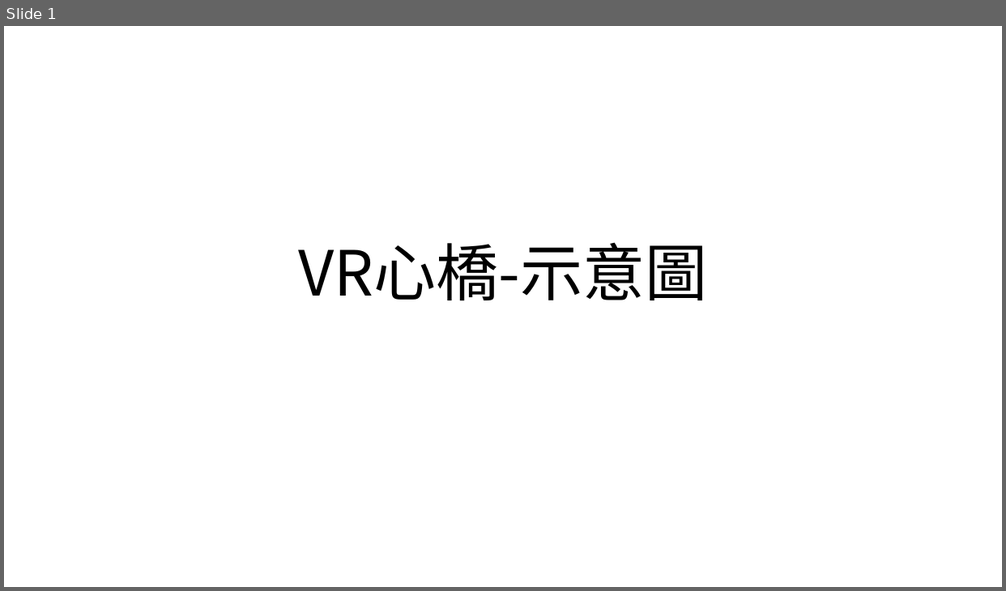
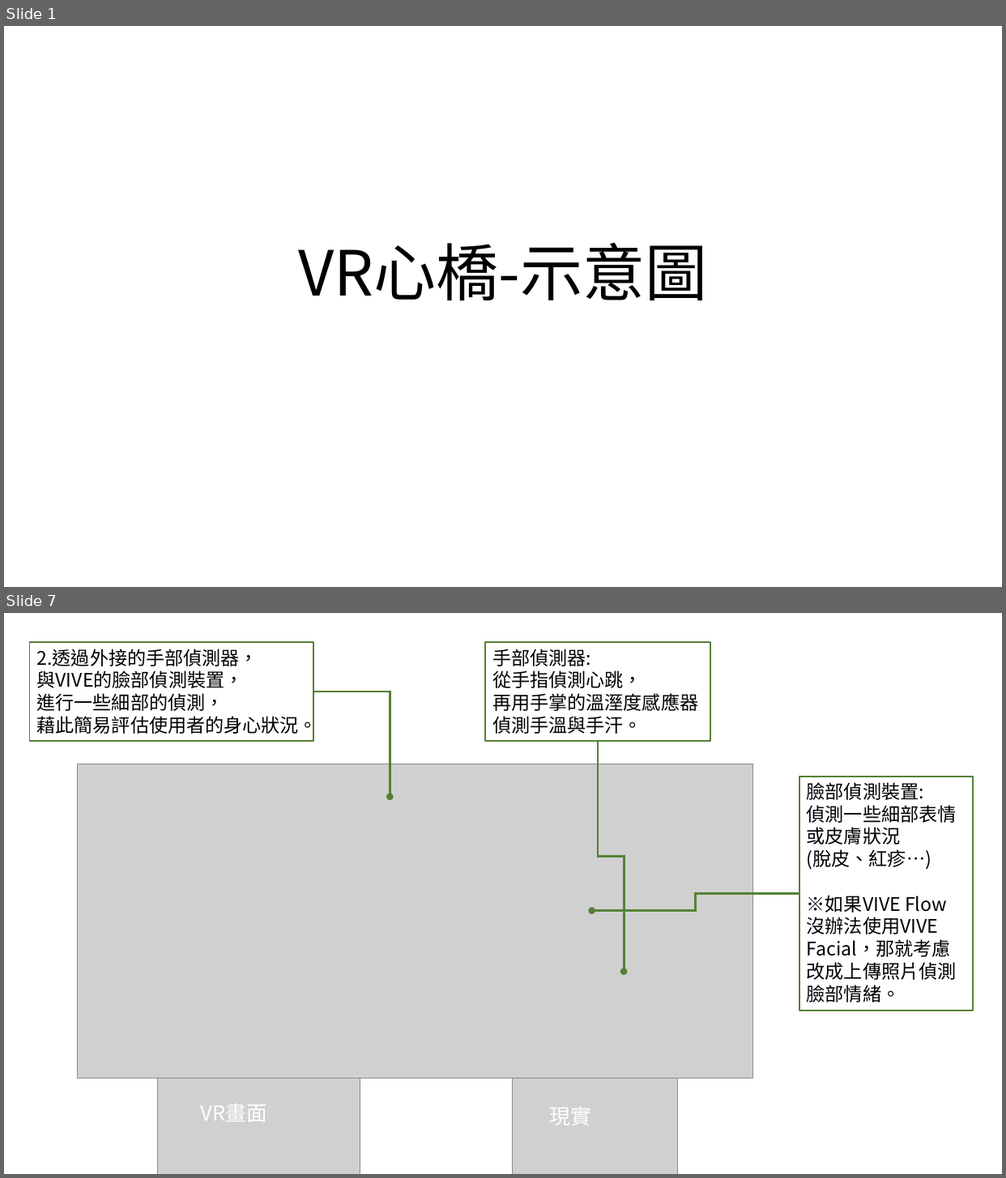
Before and after one commit to StevenShih-0402/Plan, a slide deck: media/image/心橋/心橋-平面圖.pptx. Shown one above the other, each under a label of ours: slide 1 before the commit, slides 1 and 7 after it; the slides between them are not shown. The pictures are 1006x591 and 1006x1178 pixels, drawn with LibreOffice and Linux fonts; fonts in the diff are those of the drawing; grey boxes stand for pictures. Boxes give left, top, right and bottom in pixels: in the first picture for what was removed or moved away, otherwise in the second. Text is boxed around its words. In the diff, an @@ line names an element or a change of style, - is before the commit and + after.

```diff
--- a/media/image/心橋/心橋-平面圖.pptx
+++ b/media/image/心橋/心橋-平面圖.pptx
@@ slide 7 added at (4, 613, 1002, 1174), background #FFFFFF @@
@@ rectangle added at (29, 642, 314, 740), outline #548235 1.5 pt, 18 pt, text #000000 @@
+2.透過外接的手部偵測器，
+與VIVE的臉部偵測裝置，
+進行一些細部的偵測，
+藉此簡易評估使用者的身心狀況。
@@ rectangle added at (485, 642, 710, 740), outline #548235 1.5 pt, 18 pt, text #000000 @@
+手部偵測器:
+從手指偵測心跳，
+再用手掌的溫溼度感應器偵測手溫與手汗。
@@ elbow arrow added from (314, 692) to (390, 797), #548235 2.25 pt @@
@@ elbow arrow added from (598, 741) to (624, 972), #548235 2.25 pt @@
@@ picture added at (78, 764, 752, 1078) @@
@@ rectangle added at (799, 776, 973, 1011), outline #548235 1.5 pt, 18 pt, text #000000 @@
+臉部偵測裝置:
+偵測一些細部表情或皮膚狀況
+(脫皮、紅疹…)
+※如果VIVE Flow沒辦法使用VIVE Facial，那就考慮改成上傳照片偵測臉部情緒。
@@ elbow arrow added from (799, 894) to (592, 911), #548235 2.25 pt @@
@@ picture added at (157, 1012, 360, 1174) @@
@@ picture added at (513, 1012, 678, 1174) @@
@@ text added at (200, 1104, 266, 1122), 20 pt, text #FFFFFF @@
+VR畫面
@@ text added at (550, 1107, 591, 1126), 20 pt, text #FFFFFF @@
+現實
```
Also in this commit, not shown: 3 slides changed, 5 other slides added, 7 slides removed, 20 other files.
